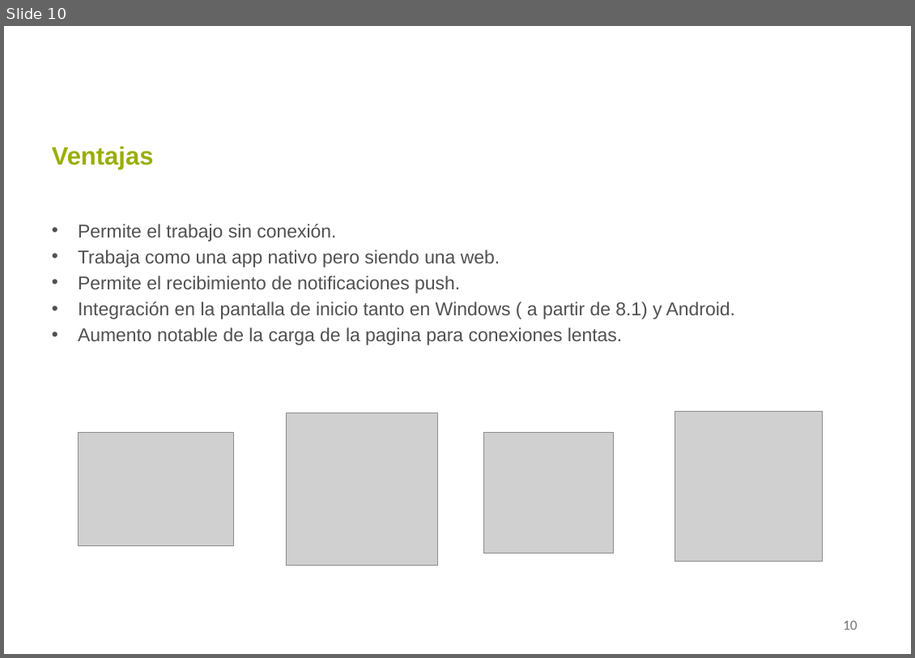
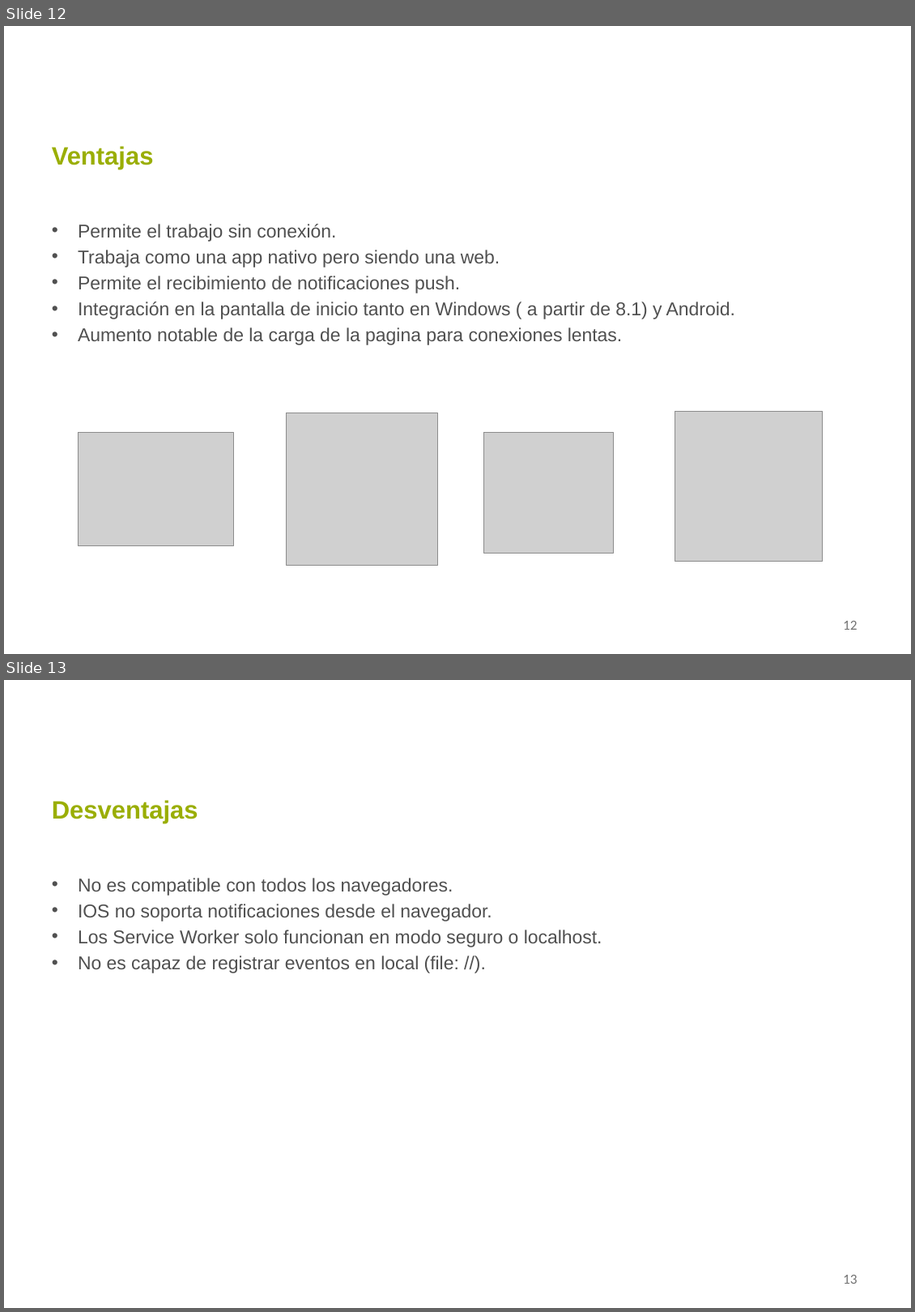
Before and after one commit to eborras14/eborras14.github.io, a slide deck: Documentación/Presentacion_PWA_EduardBorrasRuiz.pptx. Shown one above the other, each under a label of ours: slide 10 before the commit, slides 12 and 13 after it. The pictures are 915x658 and 915x1312 pixels, drawn with LibreOffice and Linux fonts; fonts in the diff are those of the drawing; grey boxes stand for pictures; background and template pictures are left out. Boxes give left, top, right and bottom in pixels: in the first picture for what was removed or moved away, otherwise in the second. Text is boxed around its words. In the diff, an @@ line names an element or a change of style, - is before the commit and + after.

```diff
--- a/Documentación/Presentacion_PWA_EduardBorrasRuiz.pptx
+++ b/Documentación/Presentacion_PWA_EduardBorrasRuiz.pptx
@@ slide 13 added at box(4, 680, 911, 1308), background #FFFFFF @@
@@ title added at box(52, 800, 198, 823), 21.6 pt, text #9AAE04, bold @@
+Desventajas
@@ text added at box(78, 878, 603, 973), 16 pt, text #505050 @@
+• No es compatible con todos los navegadores.
+• IOS no soporta notificaciones desde el navegador.
+• Los Service Worker solo funcionan en modo seguro o localhost.
+• No es capaz de registrar eventos en local (file: //).
@@ page number added at box(843, 1275, 857, 1283), 12 pt, text #737373 @@
+13
@@ what was slide 10 is now slide 12 @@
@@ page number at box(843, 621, 857, 629): text changed @@
-10
+12
```
Also in this commit, not shown: 2 slides changed, 4 other slides added, 6 slides removed.
